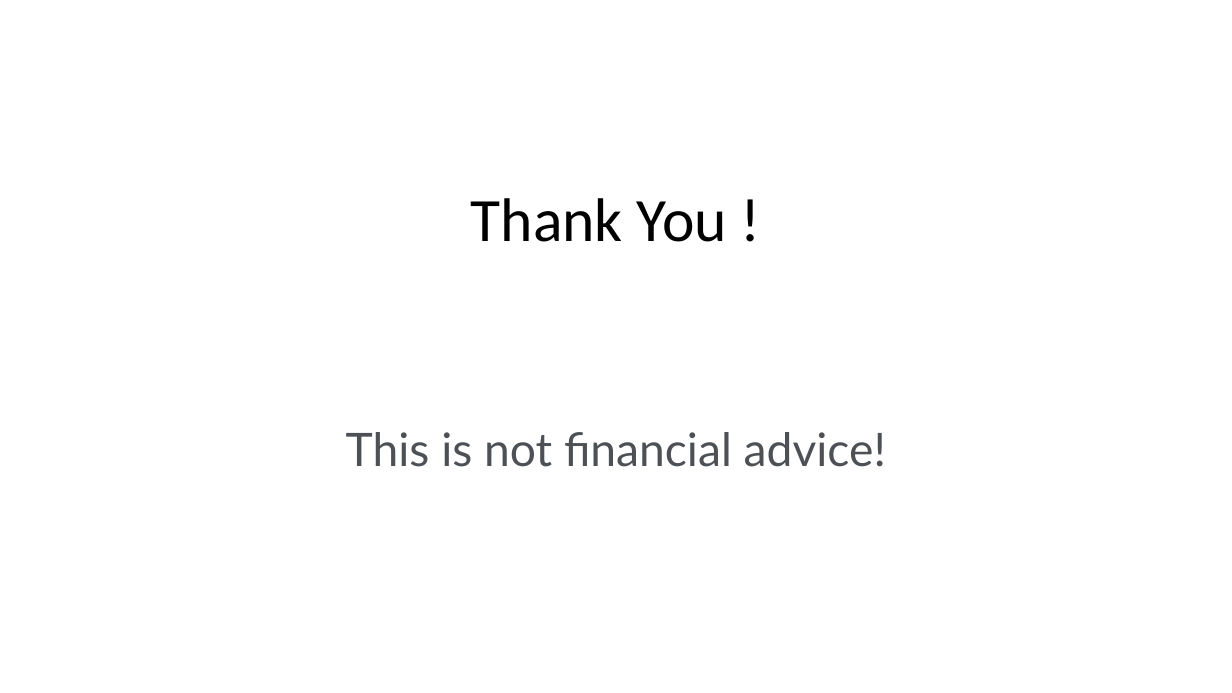
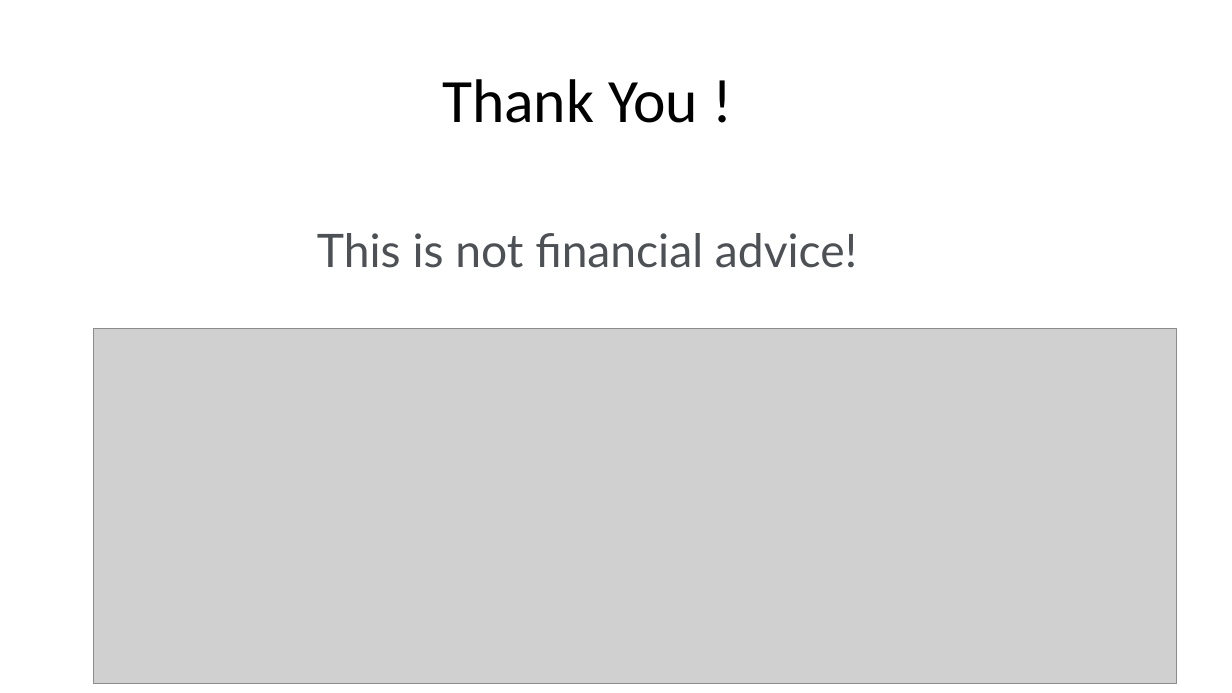
Before and after one commit to kennysiegler/first-project, a slide deck: slide 19 of Presentation3.pptx. Drawn at 1232x693 pixels with LibreOffice and Linux fonts; fonts in the diff are those of the drawing; grey boxes stand for pictures. Boxes give left, top, right and bottom in pixels: in the first picture for what was removed or moved away, otherwise in the second. Text is boxed around its words. In the diff, an @@ line names an element or a change of style, - is before the commit and + after.

```diff
--- a/Presentation3.pptx
+++ b/Presentation3.pptx
@@ text "Thank You !" rewrapped from bbox=[346, 198, 886, 467] to bbox=[317, 79, 857, 268] @@
@@ picture added at bbox=[93, 329, 1176, 684] @@
```
Also in this commit, not shown: 3 other slides changed.
